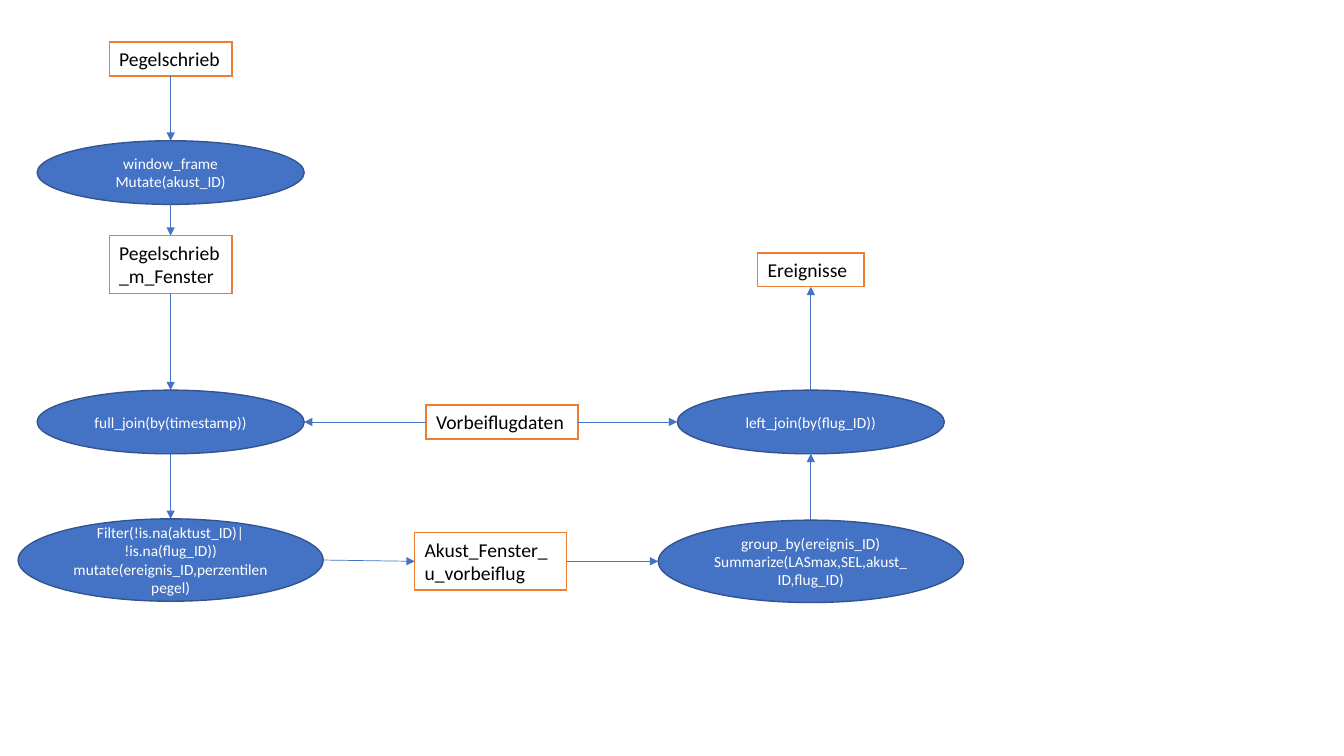
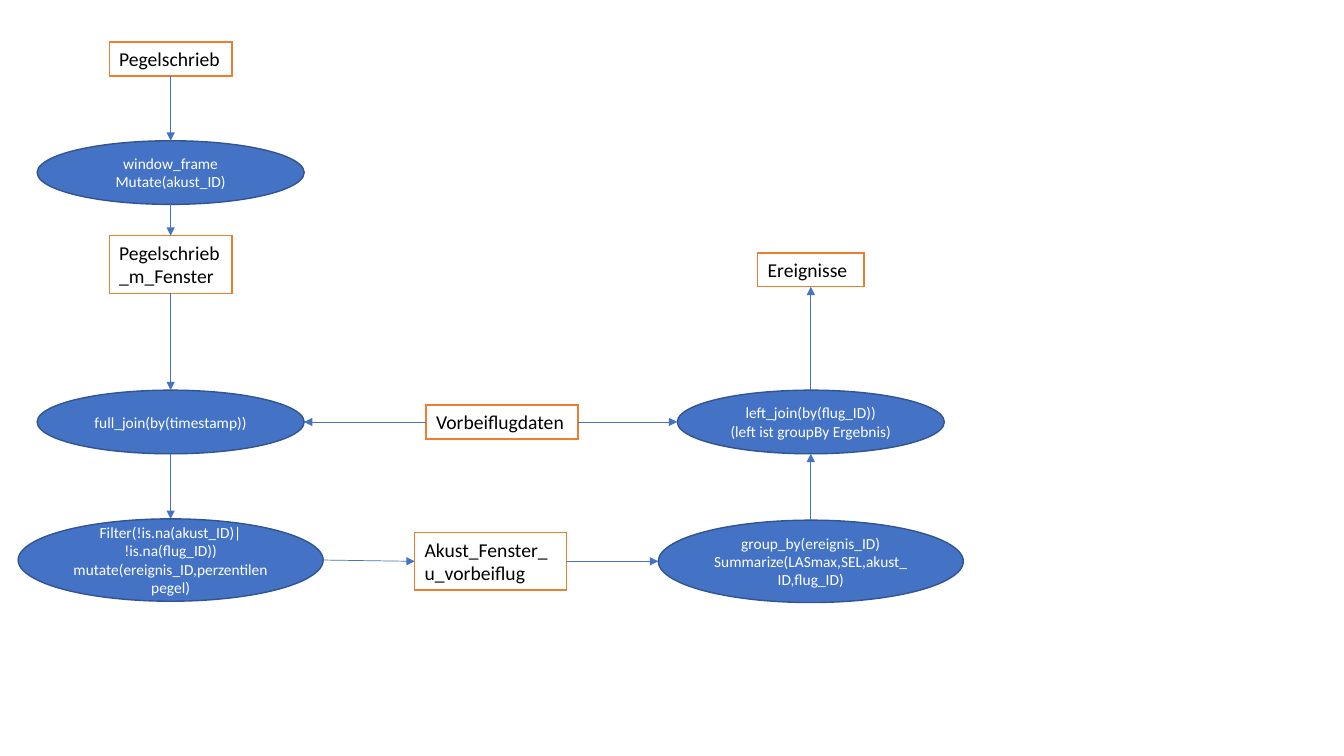
Before and after one commit to Ma-Loma/Cindy_S_Kommunale_Messstellen, a slide deck: slide 1 of dataflow.pptx. Drawn at 1344x756 pixels with LibreOffice and Linux fonts; fonts in the diff are those of the drawing. Boxes give left, top, right and bottom in pixels: in the first picture for what was removed or moved away, otherwise in the second. Text is boxed around its words. In the diff, an @@ line names an element or a change of style, - is before the commit and + after.

```diff
--- a/dataflow.pptx
+++ b/dataflow.pptx
@@ text in ellipse at box(731, 426, 891, 440): paragraph added @@
+(left ist groupBy Ergebnis)
@@ text in ellipse at box(100, 527, 242, 541): text changed @@
-Filter(!is.na(aktust_ID)|
+Filter(!is.na(akust_ID)|
```
Also in this commit, not shown: 2 other files.
